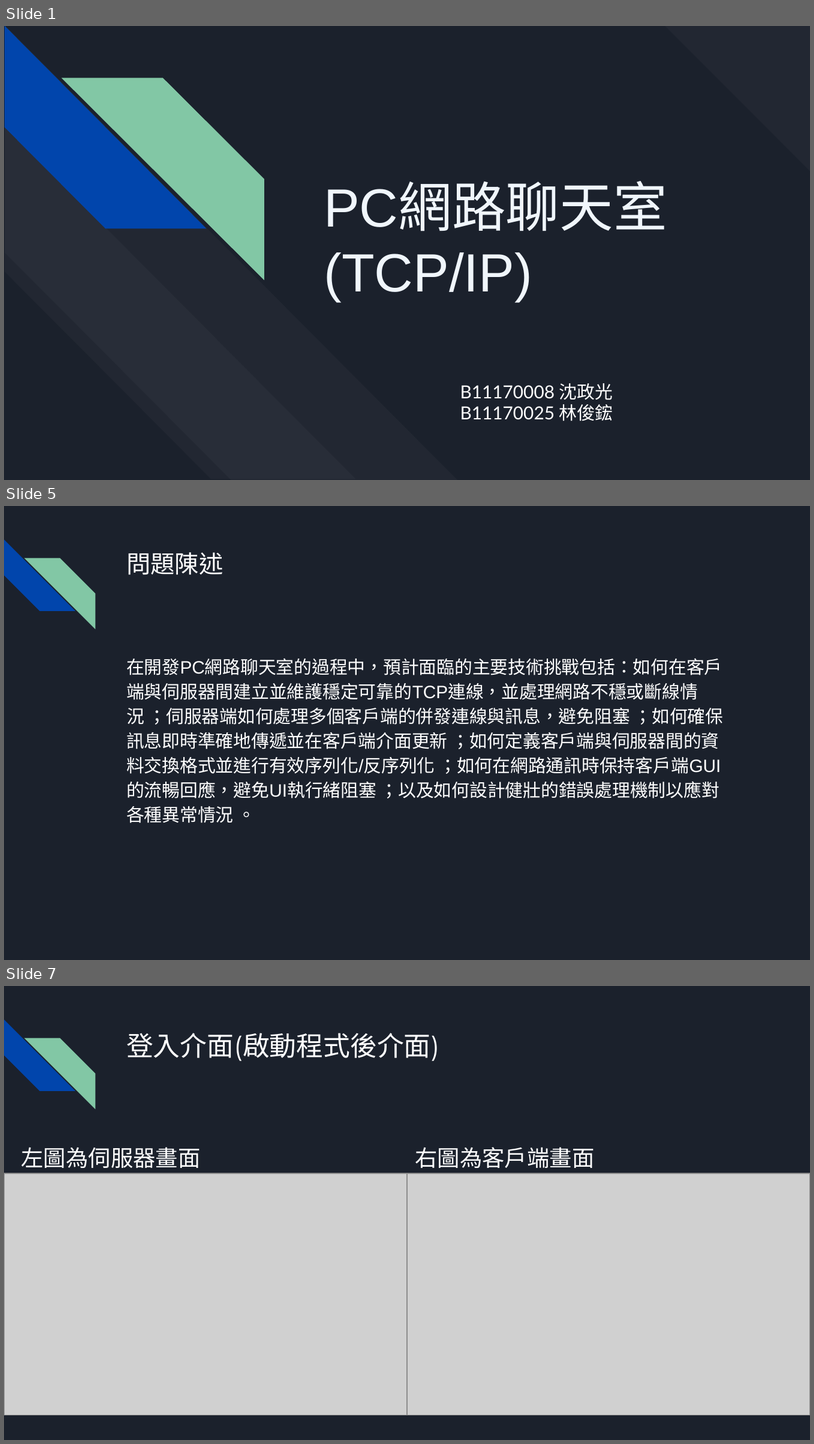
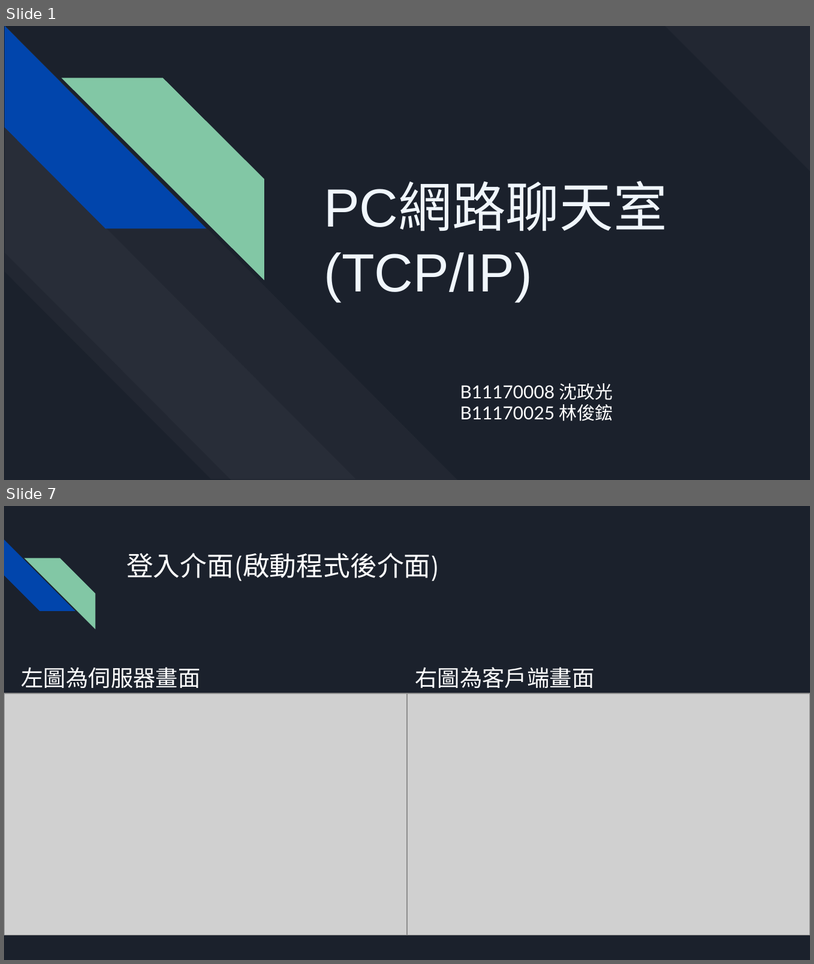
Before and after one commit to wortelbend/C-Sharp_Final, a slide deck: 文件/期末專題 PPT (1).pptx. Shown one above the other, each under a label of ours: slides 1, 5 and 7 before the commit, slides 1 and 7 after it; the slides between them are not shown. The pictures are 814x1444 and 814x964 pixels, drawn with LibreOffice and Linux fonts; fonts in the diff are those of the drawing; grey boxes stand for pictures. Boxes give left, top, right and bottom in pixels: in the first picture for what was removed or moved away, otherwise in the second. Text is boxed around its words. In the diff, an @@ line names an element or a change of style, - is before the commit and + after.

```diff
--- a/文件/期末專題 PPT (1).pptx
+++ b/文件/期末專題 PPT (1).pptx
@@ slide 5 removed at bbox=[4, 506, 810, 960], background #1B212C; not listed: 2 template elements that a slide beside it also shows @@
@@ title removed at bbox=[126, 552, 223, 575] @@
-問題陳述
@@ text removed at bbox=[126, 658, 724, 823] @@
-在開發PC網路聊天室的過程中，預計面臨的主要技術挑戰包括：如何在客戶端與伺服器間建立並維護穩定可靠的TCP連線，並處理網路不穩或斷線情況 ；伺服器端如何處理多個客戶端的併發連線與訊息，避免阻塞 ；如何確保訊息即時準確地傳遞並在客戶端介面更新 ；如何定義客戶端與伺服器間的資料交換格式並進行有效序列化/反序列化 ；如何在網路通訊時保持客戶端GUI的流暢回應，避免UI執行緒阻塞 ；以及如何設計健壯的錯誤處理機制以應對各種異常情況 。
```
Also in this commit, not shown: 6 slides changed, 1 slide added, 1 other slide removed.
